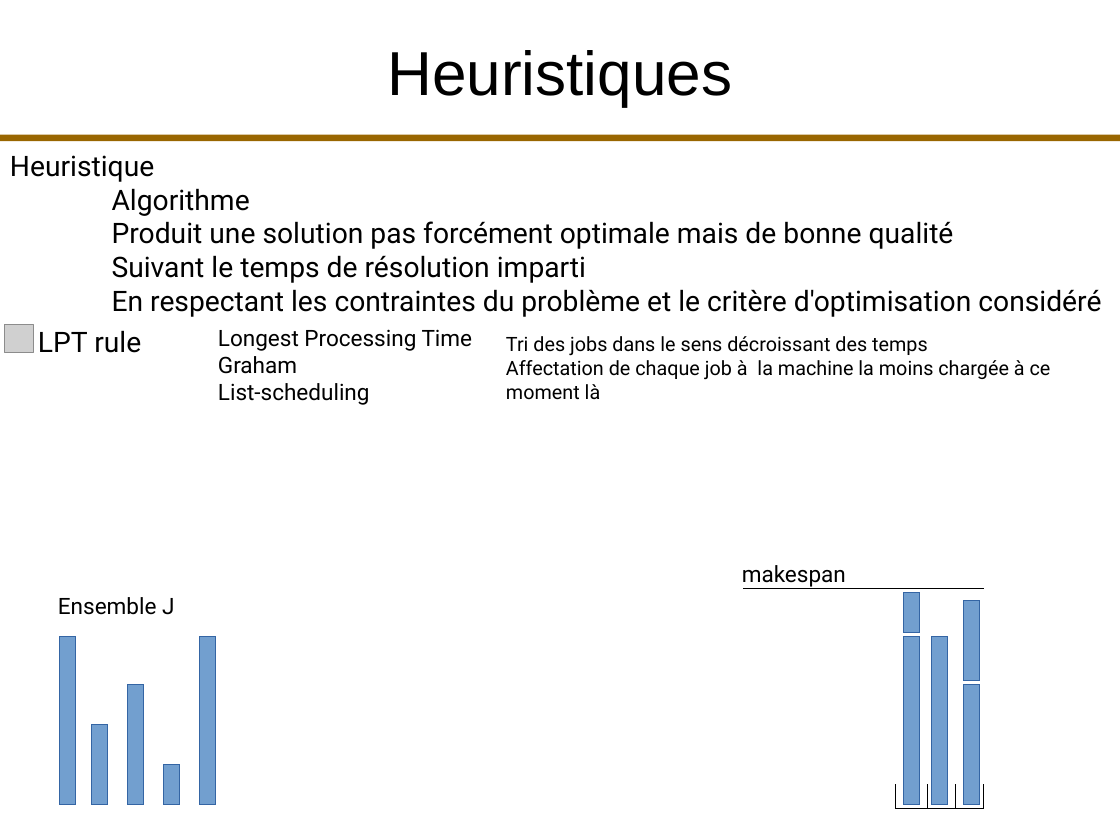
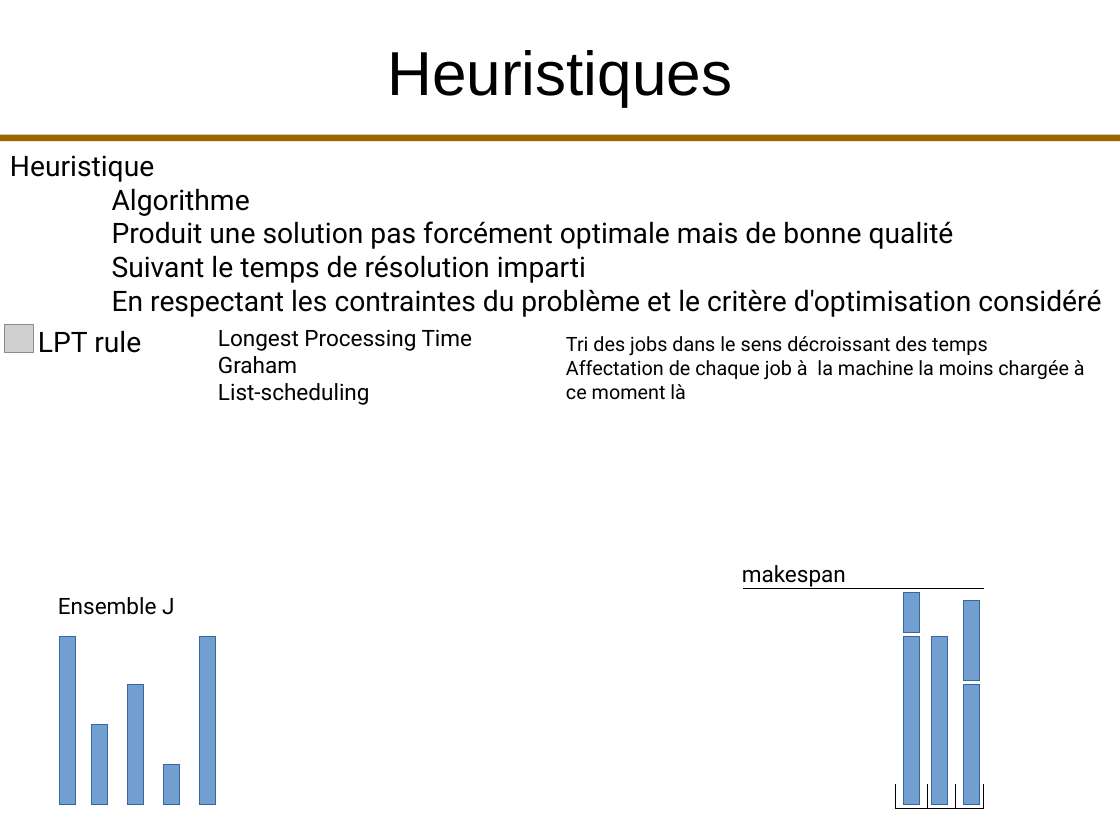
Before and after one commit to fColas68/eprLPT, a slide deck: slide 14 of presentation/presentation.odp. Drawn at 1120x840 pixels with LibreOffice and Linux fonts; fonts in the diff are those of the drawing; grey boxes stand for pictures. Boxes give left, top, right and bottom in pixels: in the first picture for what was removed or moved away, otherwise in the second. Text is boxed around its words. In the diff, an @@ line names an element or a change of style, - is before the commit and + after.

```diff
--- a/presentation/presentation.odp
+++ b/presentation/presentation.odp
@@ text "Tri des jobs dans le ..." rewrapped from (506, 336, 1051, 400) to (566, 336, 1085, 400) @@
```
Also in this commit, not shown: 13 other slides changed, 18 slides added, 2 slides removed.
